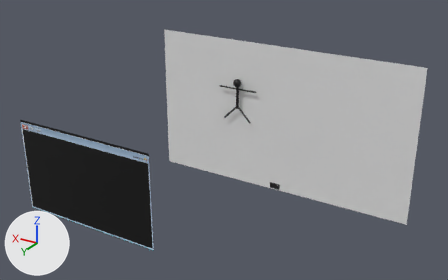
The Blender file scenes/scene1/scene1.blend: old version first, new version second.
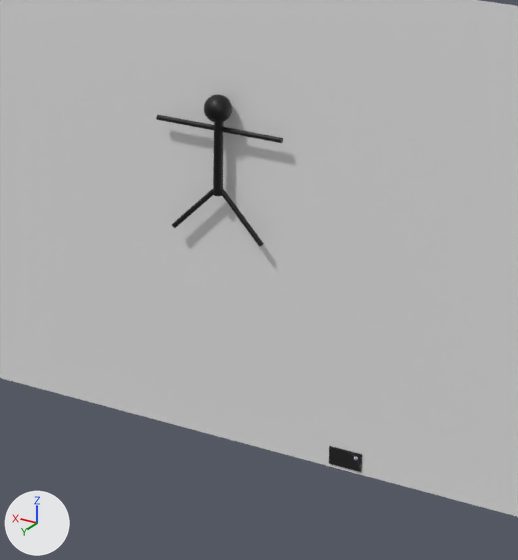
Each version appears first whole from a 50 mm camera at (-13.32, 26.91, 11.71) aimed at (-0.35, 5.3, 0.9), and next in a close-up on the part from 39% to 73% of the width and 18% to 77% of the height. The lights are fixed; the arrows at lower left show +X, +Y and +Z.

The older version as bpy lines, for what is in view:
```python
me_cylinder_001 = bpy.data.meshes.new('Cylinder.001')
me_cylinder_001.from_pydata(...)  # 1442 vertices, 1322 faces; spans x -36.6..28.0, y -4.4..6.5, z -1.0..3.8
me_cylinder_001.materials.append(mat_material_002)  # black #000000
me_plane = bpy.data.meshes.new('Plane')
me_plane.from_pydata([(-1.0, -1.0, 0.0), (1.0, -1.0, 0.0), (-1.0, 1.0, 0.0), (1.0, 1.0, 0.0)], [], [(0, 1, 3, 2)])
me_plane.materials.append(mat_material_001)  # its picture is missing
me_top_secret = bpy.data.meshes.new('TOP SECRET')
me_top_secret.from_pydata(...)  # 4 vertices, 1 face; spans x -0.94..0.94, y -0.5..0.5, z 0.0
me_top_secret.materials.append(mat_top_secret)  # picture img_top_secret_png
ob_stickman_001 = bpy.data.objects.new('Stickman.001', me_cylinder_001)
ob_stickman_001.location = (1.48, 0.18, 0.04)
ob_stickman_001.rotation_euler = (0.00617, 0.767, -0.00998)  # degrees (0.4, 44, -0.6)
ob_stickman_001.scale = (0.04, 0.0396, 0.535)
ob_top_secret = bpy.data.objects.new('TOP SECRET', me_top_secret)
ob_top_secret.location = (-0.36, 0.02, -3.72)
ob_top_secret.rotation_euler = (1.571, 0.0, 0.0)  # degrees (90, 0, 0)
ob_top_secret.scale = (0.304, 0.315, 0.16)
ob_vs = bpy.data.objects.new('Vs', me_plane)
ob_vs.location = (-0.44, 0.0, 0.0)
ob_vs.rotation_euler = (1.571, 0.0, 0.0)  # degrees (90, 0, 0)
ob_vs.scale = (7.05, 3.93, 3.93)
```
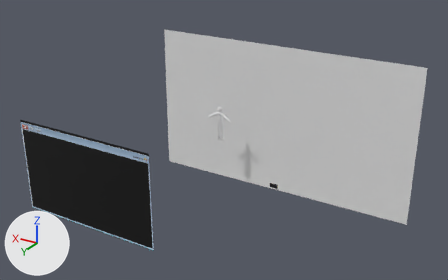
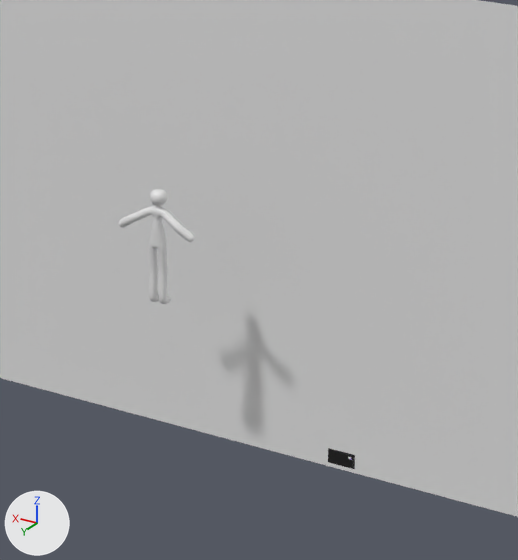
Location of each change, [x1, y1, x2, y2] in pixels of the close-ups (518 x 560 px):
```json
{"object": "Stickman.001", "change": "deleted", "before": [156, 94, 283, 247], "on screen": "black"}
{"object": "Plane", "change": "added", "after": [119, 189, 195, 304]}
{"object": "TOP SECRET", "change": "moved, rescaled", "before": [329, 446, 362, 472], "after": [328, 448, 355, 469], "on screen": "18% narrower, 19% shorter"}
```

The change, as JSON lines over the scene's bpy script:
```json
{"op": "add", "block": "me_plane_003", "code": ["me_plane_003 = bpy.data.meshes.new('Plane.003')", "me_plane_003.from_pydata(...)  # 175 vertices, 175 faces; spans x -1.51..1.51, y -0.41..0.33, z -2.15..1.96", "me_plane_003.polygons.foreach_set('use_smooth', [True] * 175)"]}
{"op": "set", "path": "ob_top_secret.location", "old": "(-0.36, 0.02, -3.72)", "new": "(-0.28, 0.0, -3.74)"}
{"op": "set", "path": "ob_top_secret.scale", "old": "(0.304, 0.315, 0.16)", "new": "(0.249, 0.249, 0.0)"}
{"op": "remove", "block": "ob_stickman_001", "code": ["ob_stickman_001 = bpy.data.objects.new('Stickman.001', me_cylinder_001)", "ob_stickman_001.location = (1.48, 0.18, 0.04)", "ob_stickman_001.rotation_euler = (0.00617, 0.767, -0.00998)  # degrees (0.4, 44, -0.6)", "ob_stickman_001.scale = (0.04, 0.0396, 0.535)"]}
{"op": "add", "block": "ob_plane", "code": ["ob_plane = bpy.data.objects.new('Plane', me_plane_003)", "ob_plane.location = (2.24, 1.4, -0.15)", "ob_plane.scale = (0.456, 0.456, 0.456)", "_m = ob_plane.modifiers.new('Subdivision', 'SUBSURF')", "_m.levels = 2"]}
```
